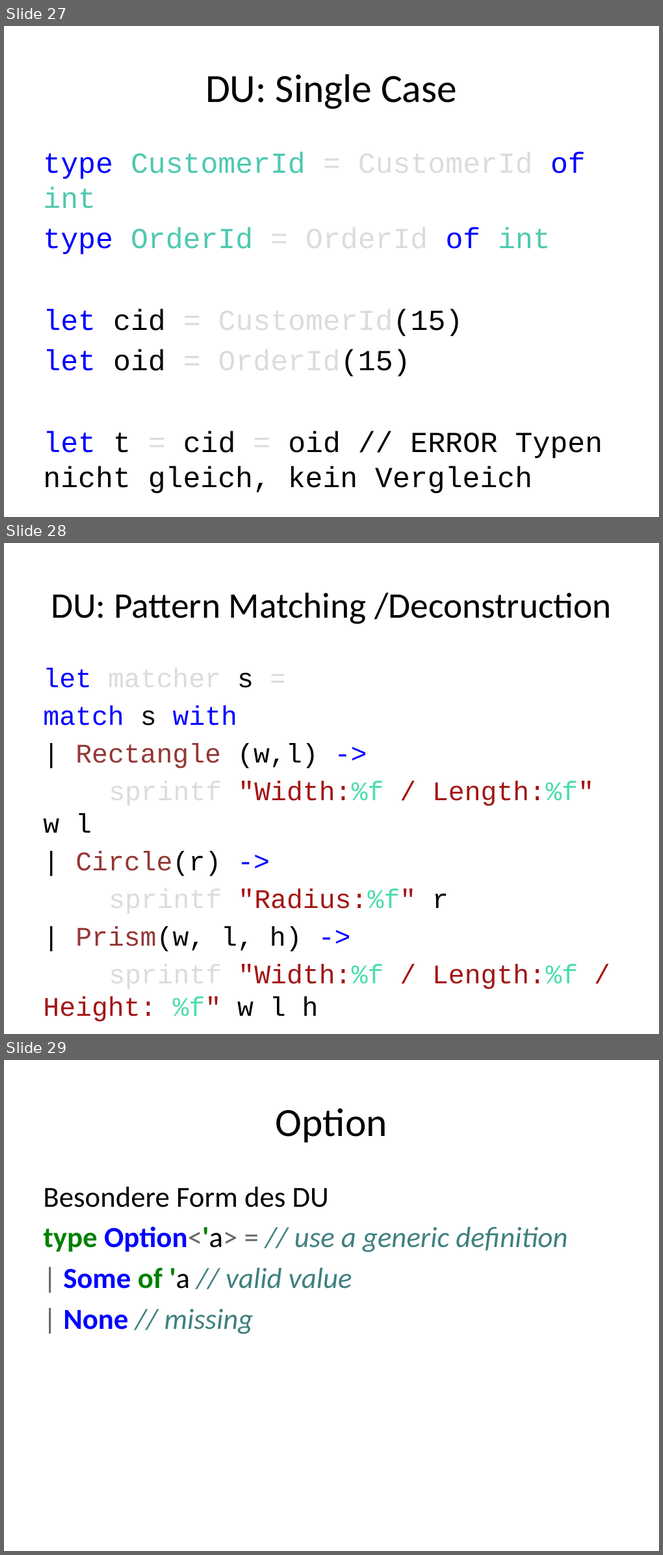
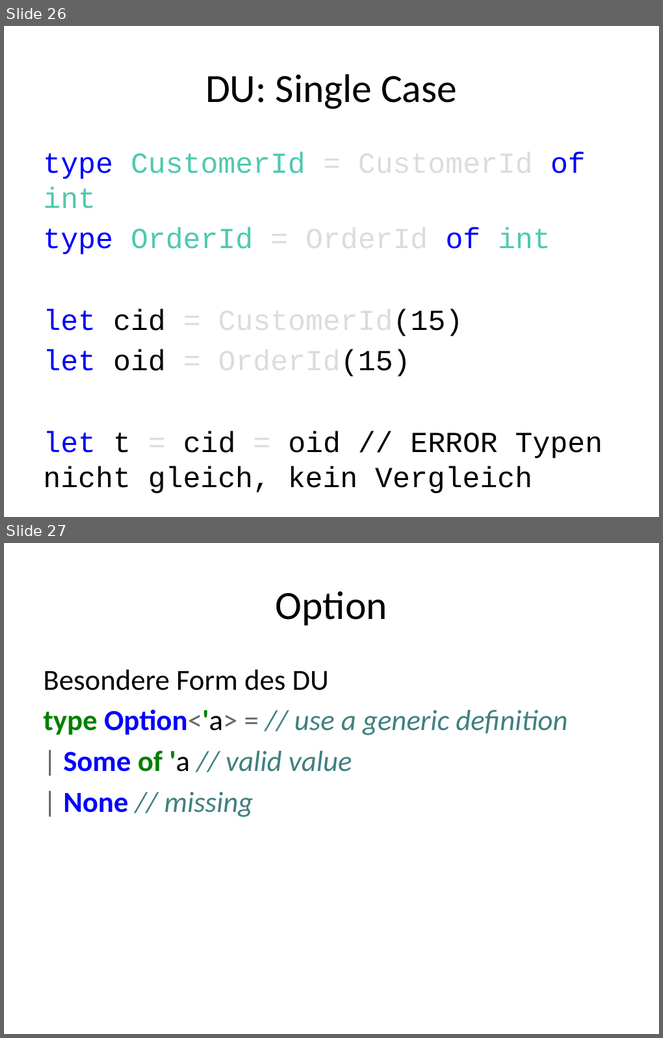
Before and after one commit to nasserbrake/talks, a slide deck: 20151202Extended/FSharp.pptx. Shown one above the other, each under a label of ours: slides 27, 28 and 29 before the commit, slides 26 and 27 after it. The pictures are 663x1555 and 663x1038 pixels, drawn with LibreOffice and Linux fonts; fonts in the diff are those of the drawing. Boxes give left, top, right and bottom in pixels: in the first picture for what was removed or moved away, otherwise in the second. Text is boxed around its words. In the diff, an @@ line names an element or a change of style, - is before the commit and + after.

```diff
--- a/20151202Extended/FSharp.pptx
+++ b/20151202Extended/FSharp.pptx
@@ slide 28 removed at (x1=4, y1=543, x2=659, y2=1034), background #FFFFFF @@
@@ title removed at (x1=51, y1=592, x2=612, y2=624) @@
-DU: Pattern Matching /Deconstruction
@@ text removed at (x1=43, y1=668, x2=594, y2=1022) @@
-let matcher s =
-match s with
-| Rectangle (w,l) ->
-sprintf "Width:%f / Length:%f" w l
-| Circle(r) ->
-sprintf "Radius:%f" r
-| Prism(w, l, h) ->
-sprintf "Width:%f / Length:%f / Height: %f" w l h
@@ what was slide 27 is now slide 26 @@
@@ what was slide 29 is now slide 27 @@
```
Also in this commit, not shown: 2 other slides removed, 15 other files.
